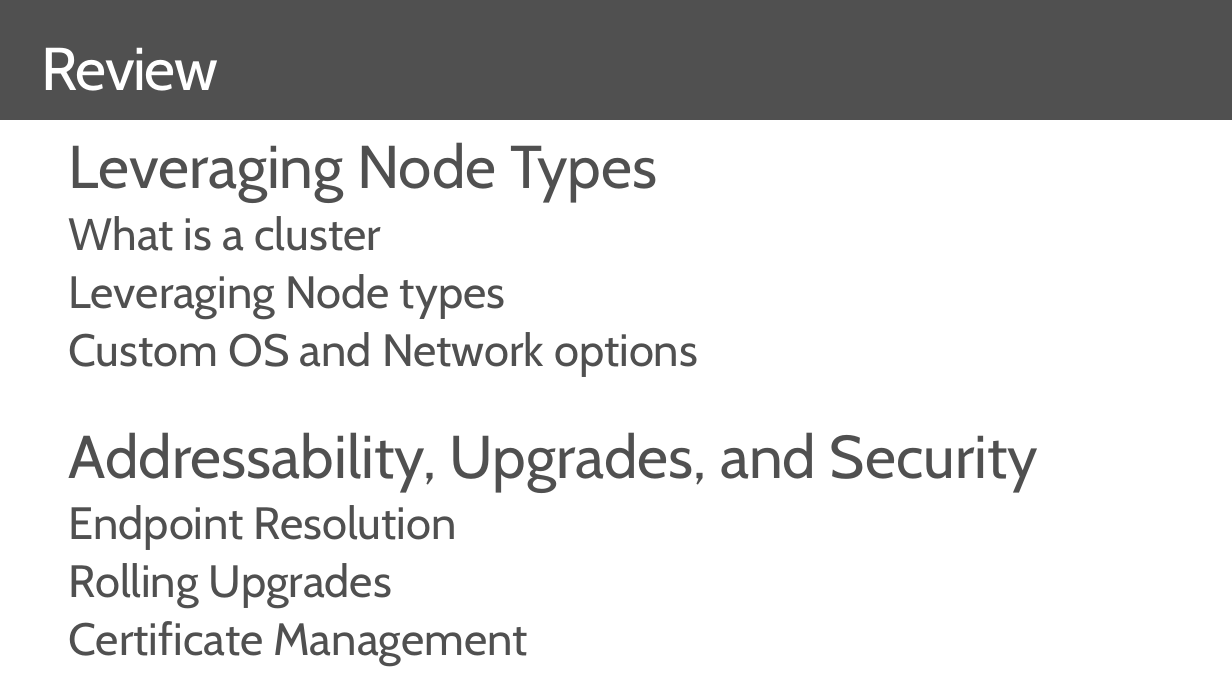
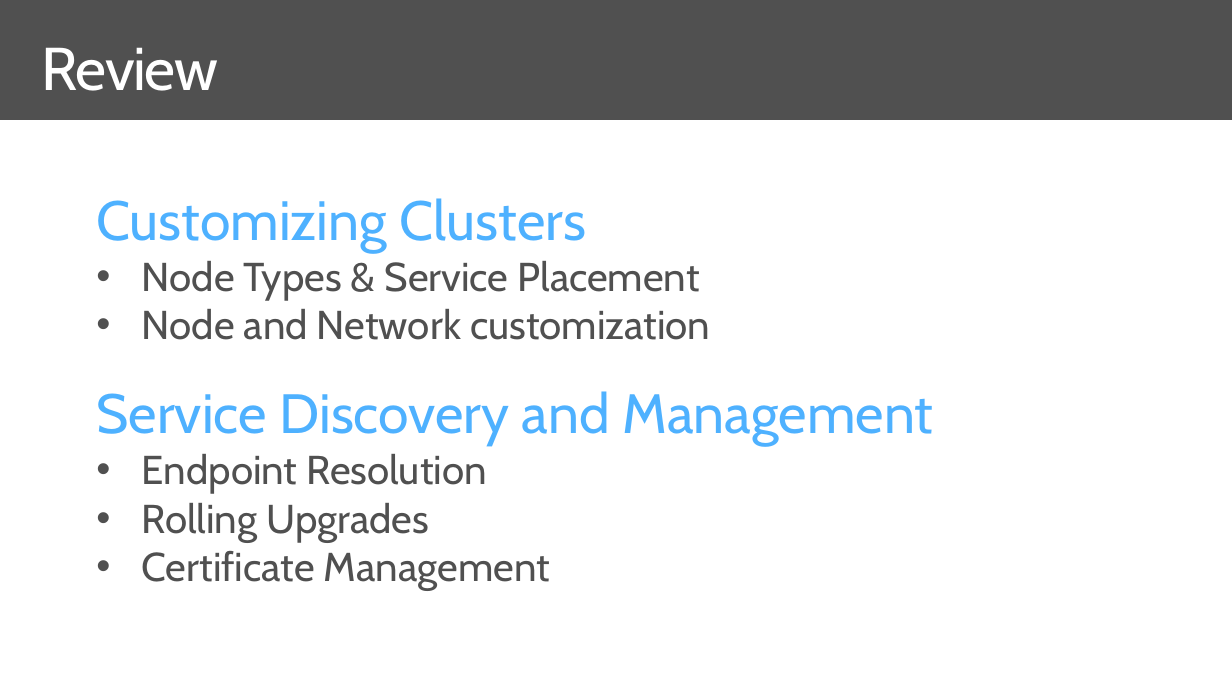
Before and after one commit to brentstineman/PersonalStuff, a slide deck: slide 21 of Presentations/Service Fabric/ServiceFabric - Real World.pptx (slide 22 before the commit). Drawn at 1232x693 pixels with LibreOffice and Linux fonts; fonts in the diff are those of the drawing. Boxes give left, top, right and bottom in pixels: in the first picture for what was removed or moved away, otherwise in the second. Text is boxed around its words. In the diff, an @@ line names an element or a change of style, - is before the commit and + after.

```diff
--- a/Presentations/Service Fabric/ServiceFabric - Real World.pptx
+++ b/Presentations/Service Fabric/ServiceFabric - Real World.pptx
@@ text removed at [69, 142, 1038, 666] @@
-Leveraging Node Types
-What is a cluster
-Leveraging Node types
-Custom OS and Network options
-Addressability, Upgrades, and Security
-Endpoint Resolution
-Rolling Upgrades
-Certificate Management
@@ text added at [96, 198, 934, 591], 32 pt, text #505050 @@
+Customizing Clusters
+• Node Types & Service Placement
+• Node and Network customization
+Service Discovery and Management
+• Endpoint Resolution
+• Rolling Upgrades
+• Certificate Management
```
Also in this commit, not shown: 8 other slides changed, 1 slide removed.
